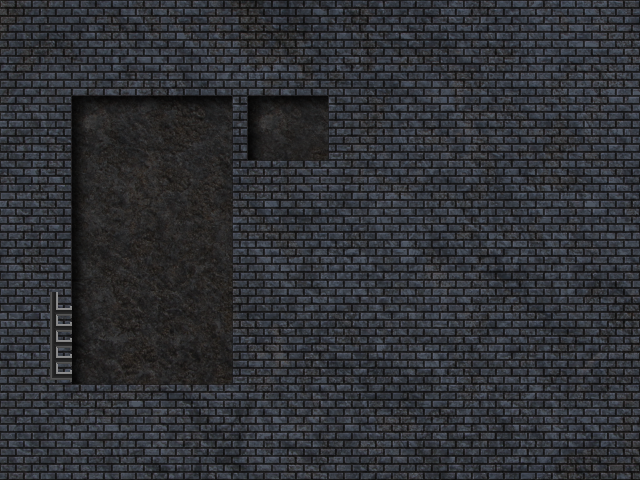
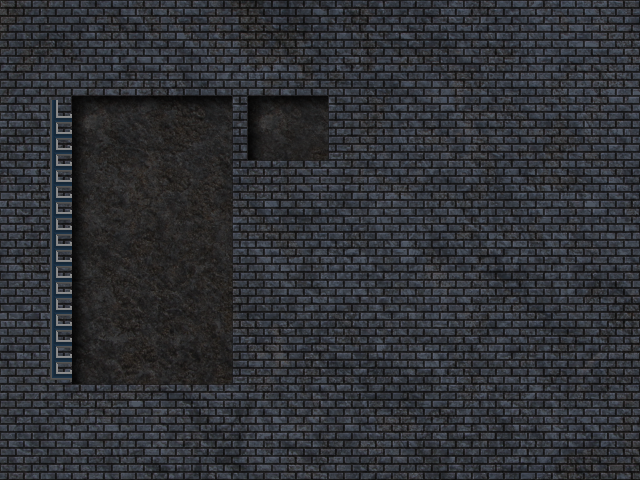
Before/after of a 640 × 480 layered artwork. What changed in the layer stack:
added layer "New Layer copy#1" above "New Layer copy" over [52, 100, 72, 378]
moved "New Layer copy" above "Background copy#4", painted on it over [50, 100, 72, 378]
